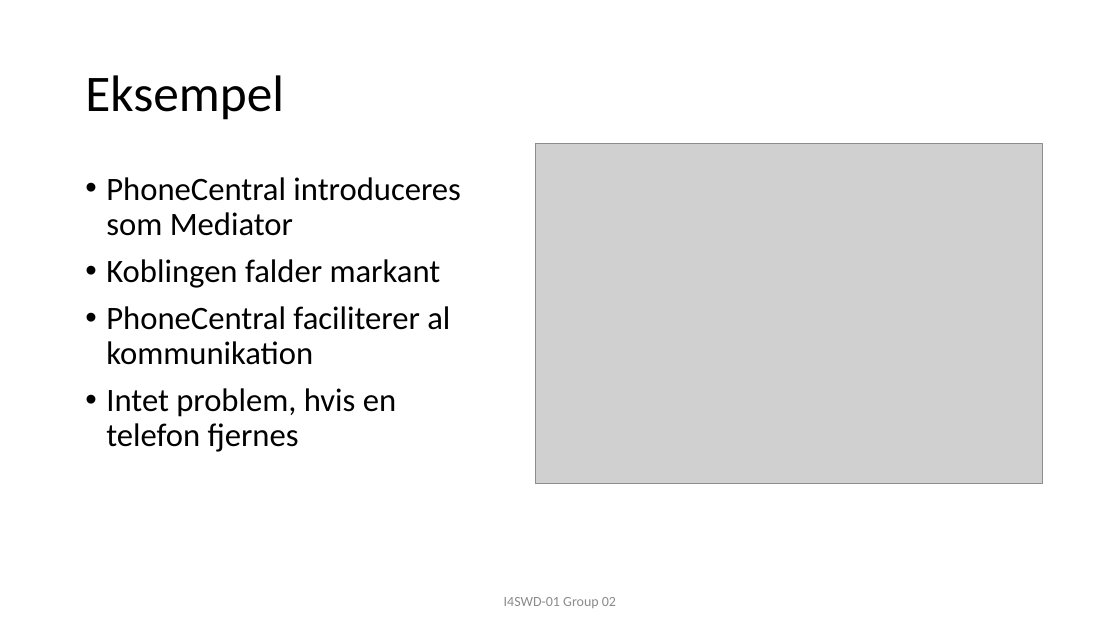
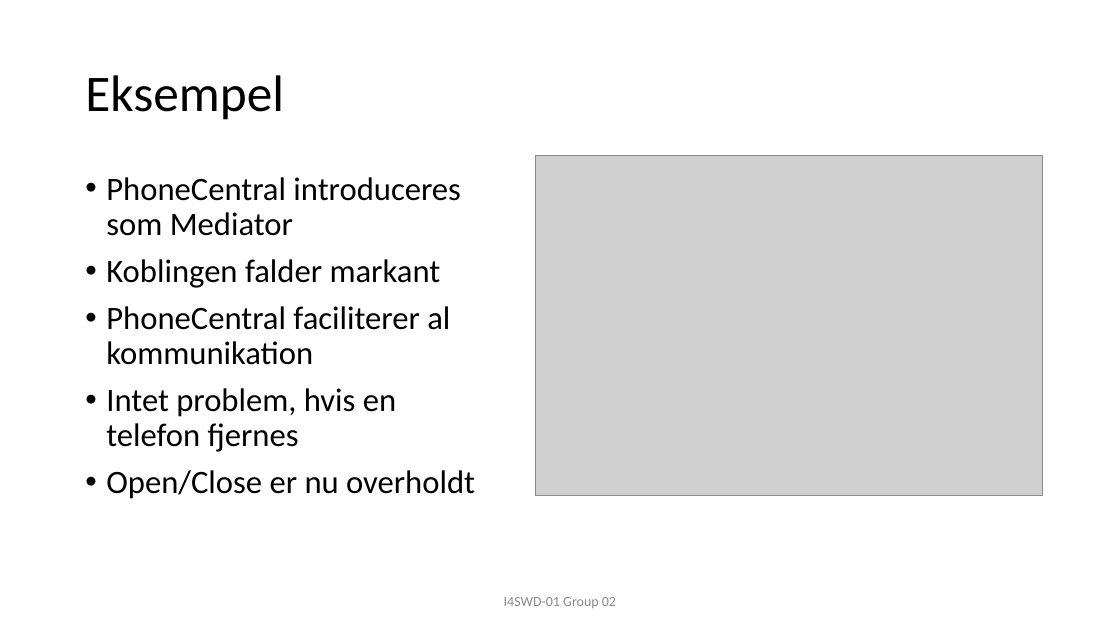
Before and after one commit to JonasRasborg/SWD, a slide deck: slide 4 of F17-I4SWD-AfsluttendeOpgaveGruppe02-Mediator-presenstation.pptx. Drawn at 1120x630 pixels with LibreOffice and Linux fonts; fonts in the diff are those of the drawing; grey boxes stand for pictures. Boxes give left, top, right and bottom in pixels: in the first picture for what was removed or moved away, otherwise in the second. Text is boxed around its words. In the diff, an @@ line names an element or a change of style, - is before the commit and + after.

```diff
--- a/F17-I4SWD-AfsluttendeOpgaveGruppe02-Mediator-presenstation.pptx
+++ b/F17-I4SWD-AfsluttendeOpgaveGruppe02-Mediator-presenstation.pptx
@@ picture: place and size @@
-picture at bbox=[535, 144, 1043, 484]
+picture at bbox=[535, 155, 1043, 496]
@@ text at bbox=[106, 470, 475, 499]: paragraph added @@
+• Open/Close er nu overholdt
```
Also in this commit, not shown: 4 other slides changed.
